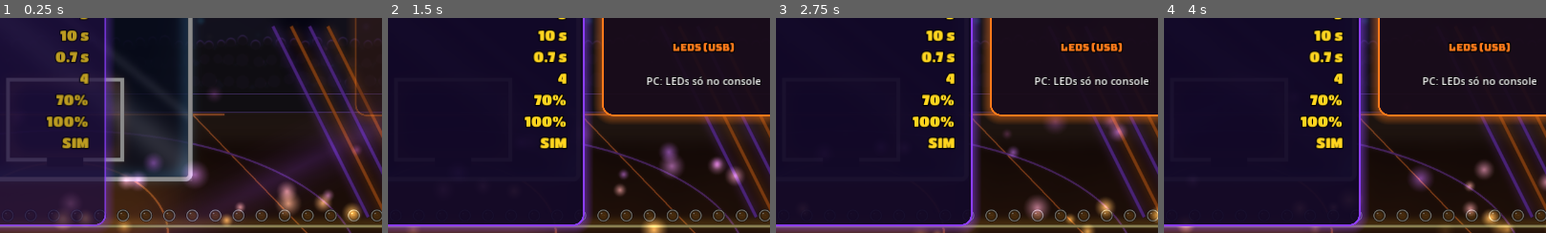
Above: before the commit, frames 1-4 (left to right).
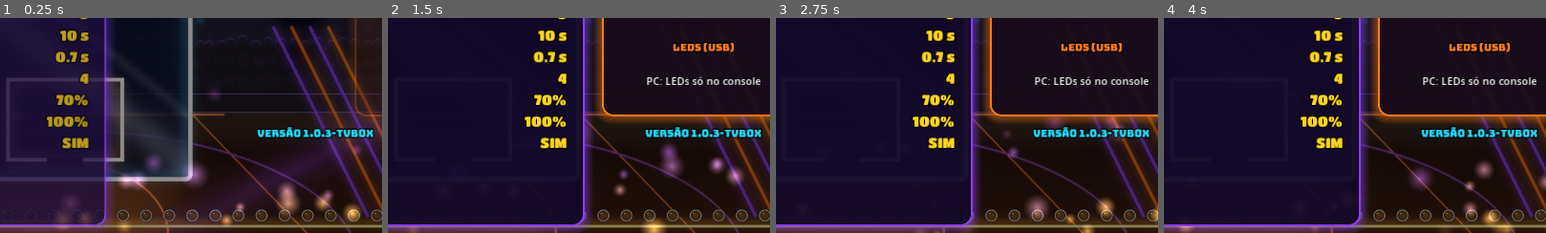
Above: after the commit, the same moments.

Repository: Bochino693/basquete-horizontal-android
Game: Godot game, scene res://cenas/config.tscn
Two runs of this game, one before a commit and one after it. Both use one fixed random seed, a clock stepped at 60 frames per second and the inputs below. This scene is started directly instead of the project's main scene.
Inputs:
- Up to frame 1 (0.25 s): no input
- Up to frame 2 (1.5 s): tap Enter at 0.5 s; hold 2 (input_select) 0.53-1.28 s; tap C (input_pointer) at 1.35 s
- Up to frame 3 (2.75 s): tap 2 (input_select) at 1.55 s; hold 2 (input_select) from 2.03 s (still down)
- Up to frame 4 (4 s): release 2 (input_select) at 2.78 s; tap 1 (input_start) at 2.85 s; tap 2 (input_select) at 3.05 s; hold 2 (input_select) from 3.53 s (still down)
The pictures show only the part of the screen within x 42-92%, y 50-100%; the shares and areas given below are measured in that part.

The runs differ from the first frame. In frame 1, 1.2% of the frame differs, in the area x 67-98%, y 50-56%; in frame 2, 1.1%; in frame 3, 1.1%; in frame 4, 1.1%.

Commit message:
Swish 1.0.3-tvbox: versão na tela de configuração
A versão do jogo (Jogo.VERSAO) aparece na configuração, embaixo do teste
dos LEDs, e o conferir_lista_build.py confere se ela é a mesma do
export_presets.cfg (version/name). APK com version/code 3, para instalar
por cima do anterior. LEIA-ME atualizado: o jogo é o da main.

Co-Authored-By: Claude Opus 5.5 <noreply@anthropic.com>
Claude-Session: https://claude.ai/code/session_01Qf94oWoMrCya9KHDvGwxPm

Diff:
--- a/scripts/config.gd
+++ b/scripts/config.gd
@@ -100,6 +100,9 @@
 	_lbl_leds = UI.label("", Jogo.fonte("texto", 18, 1), Jogo.BRANCO)
 	UI.colocar(_lbl_leds, 16, 322, 308, 80)
 	info.add_child(_lbl_leds)
+	var versao := UI.label("VERSÃO " + Jogo.VERSAO, Jogo.fonte("bungee", 18, 2), Jogo.CIANO)
+	UI.colocar(versao, 890, TOPO + 420, 340, 30)
+	add_child(versao)
 	_mover_destaque(false)
 
 
--- a/scripts/jogo.gd
+++ b/scripts/jogo.gd
@@ -2,6 +2,10 @@
 
 ## O "cérebro" do Swish Arena (autoload Jogo): configuração da máquina,
 ## recorde e ranking salvos na TV Box, fontes, sons e troca de tela.
+
+## A VERSÃO DO JOGO (a mesma do export_presets.cfg, version/name; a tela de
+## configuração mostra). O tools/conferir_lista_build.py confere as duas.
+const VERSAO := "1.0.3-tvbox"
 
 const CAMINHO_CONFIG := "user://swish_config.cfg"
 const CAMINHO_RANKING := "user://swish_ranking.json"
Not shown, changed: LEIA-ME-TVBOX.txt
Not shown, changed: export_presets.cfg
Not shown, changed: tools/conferir_lista_build.py
